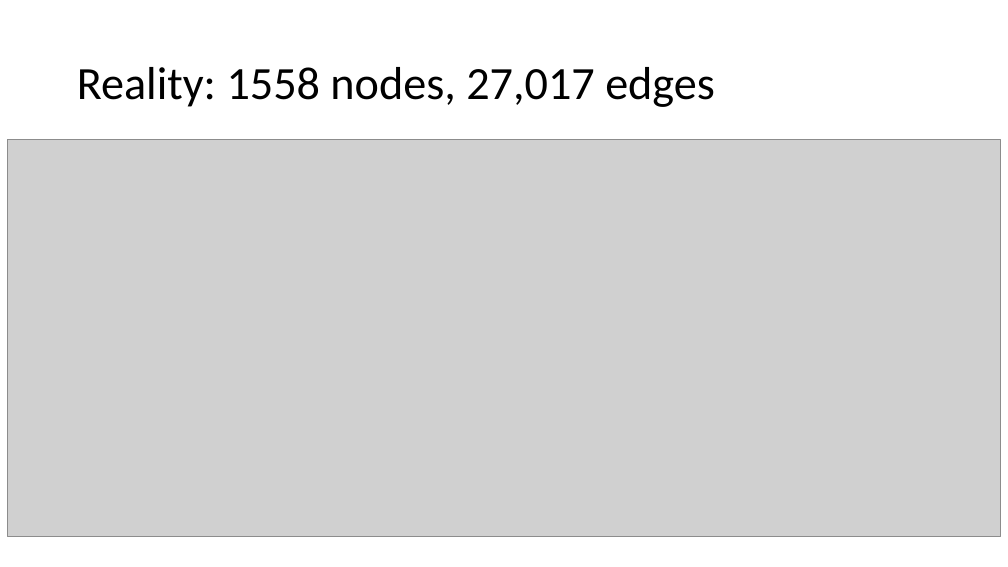
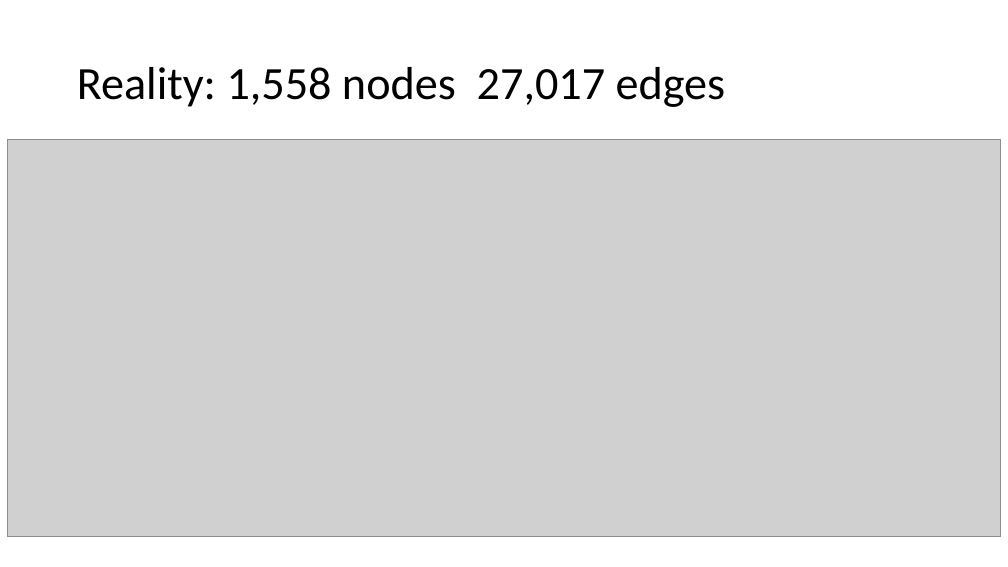
Before and after one commit to kellylsimmons/text_extraction, a slide deck: slide 7 of Machine Learning for Text Extraction.pptx (slide 8 before the commit). Drawn at 1008x567 pixels with LibreOffice and Linux fonts; fonts in the diff are those of the drawing; grey boxes stand for pictures. Boxes give left, top, right and bottom in pixels: in the first picture for what was removed or moved away, otherwise in the second. Text is boxed around its words. In the diff, an @@ line names an element or a change of style, - is before the commit and + after.

Commit message:
added a few updates

```diff
--- a/Machine Learning for Text Extraction.pptx
+++ b/Machine Learning for Text Extraction.pptx
@@ title at box(77, 67, 726, 107): text changed @@
-Reality: 1558 nodes, 27,017 edges
+Reality: 1,558 nodes 27,017 edges
```
Also in this commit, not shown: 3 other slides changed.
